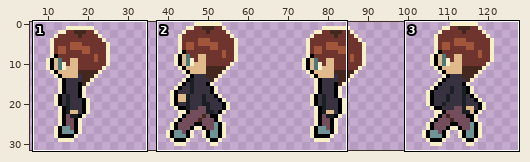
Sprite sheet, stored at Assets/Sprites/Characters/Player/SamWalkLeft.png. The picture above shows the old version from afar; the outline marks the close-up.
Close-up. Before the commit:
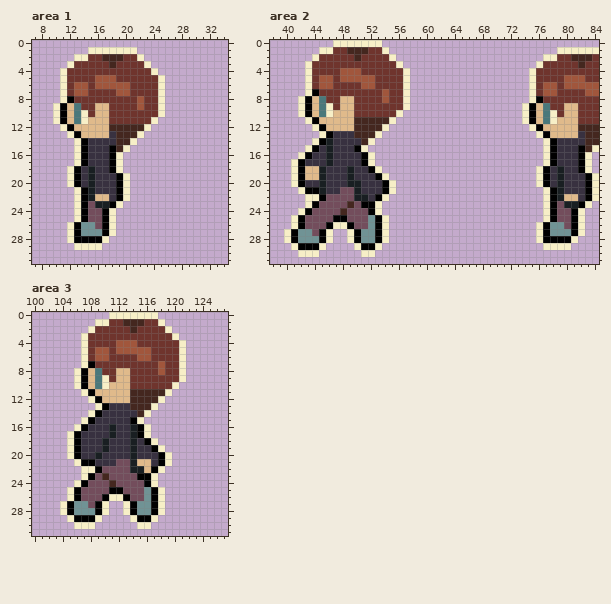
The file is 128x32 pixels. Shown: area 1: x 7..34, y 0..31; area 2: x 38..84, y 0..31; area 3: x 100..127, y 0..31. The wide view leaves out empty margins.
After the commit:
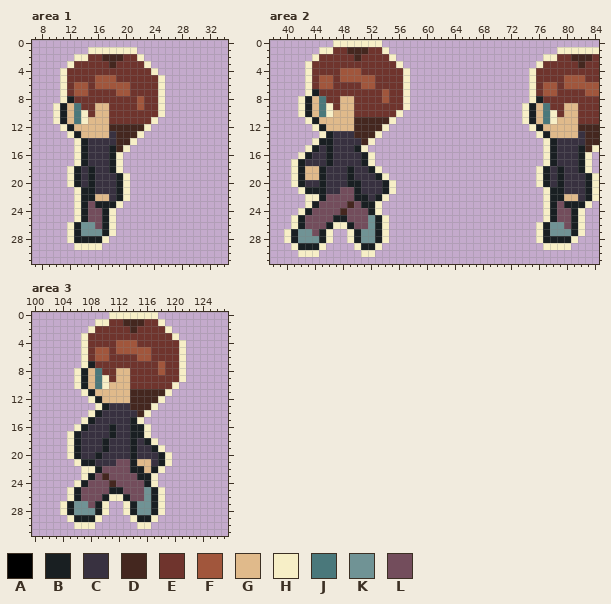
Palette (. is transparent): A #000000  B #191f22  C #383140  D #44271f  E #6f342d  F #a1563c  G #e0ba8b  H #f7efc7  J #4a787b  K #709395  L #734d5c
From old to new:
Area 1:
Colour A becomes colour B in row 8 at x 12; in rows 9 to 11 at x 11; in row 12 at x 12; in row 13 at x 13; in row 14 at x 14; in rows 15 to 17 at x 14 and 18.
Colour A becomes colour B in row 18 at x 13 and 18; in rows 19 to 20 at x 13 and 19; in rows 21 to 22 at x 14 and 19; in row 23 at x 14 and 18; in rows 24 to 25 at x 14 and 17; in rows 26 to 27 at x 13 and 17.
Colour A becomes colour B in row 28 at x 13 to 16.
Area 2:
Colour A becomes colour B in row 7 at x 44; in row 8 at x 43 and 76; in rows 9 to 10 at x 43 and 75; in row 11 at x 44 and 75; in row 12 at x 45 and 76; in row 13 at x 46 and 77.
Colour A becomes colour B in row 14 at x 45 and 78; in row 15 at x 44, 50, 78 and 82; in row 16 at x 43, 51, 78 and 82; in row 17 at x 42, 51, 78 and 82; in row 18 at x 42, 52, 77 and 82; in row 19 at x 42, 53, 77 and 83.
Colour A becomes colour B in row 20 at x 42, 54, 77 and 83; in row 21 at x 43 to 44, 54, 78 and 83; in row 22 at x 45, 53, 78 and 83; in row 23 at x 44, 51 to 52, 78 and 82; in row 24 at x 43, 52, 78 and 81; in row 25 at x 42, 47 to 48, 53, 78 and 81.
Colour A becomes colour B in row 26 at x 42, 46, 49, 53, 77 and 81; in row 27 at x 41, 45, 50, 53, 77 and 81; in row 28 at x 41, 45, 50, 53 and 77 to 80; in row 29 at x 42 to 44 and 51 to 52.
Area 3:
Colour A becomes colour B in row 7 at x 108; in rows 8 to 10 at x 107; in row 11 at x 108; in row 12 at x 109; in row 13 at x 110; in row 14 at x 109.
Colour A becomes colour B in row 15 at x 108 and 114; in row 16 at x 107 and 115; in row 17 at x 106 and 115; in row 18 at x 106 and 116; in row 19 at x 106 and 117; in row 20 at x 106 and 118.
Colour A becomes colour B in row 21 at x 107 to 108 and 118; in row 22 at x 109 and 117; in row 23 at x 108 and 115 to 116; in row 24 at x 107 and 116; in row 25 at x 106, 111 to 112 and 117; in row 26 at x 106, 110, 113 and 117.
Colour A becomes colour B in rows 27 to 28 at x 105, 109, 114 and 117; in row 29 at x 106 to 108 and 115 to 116.
